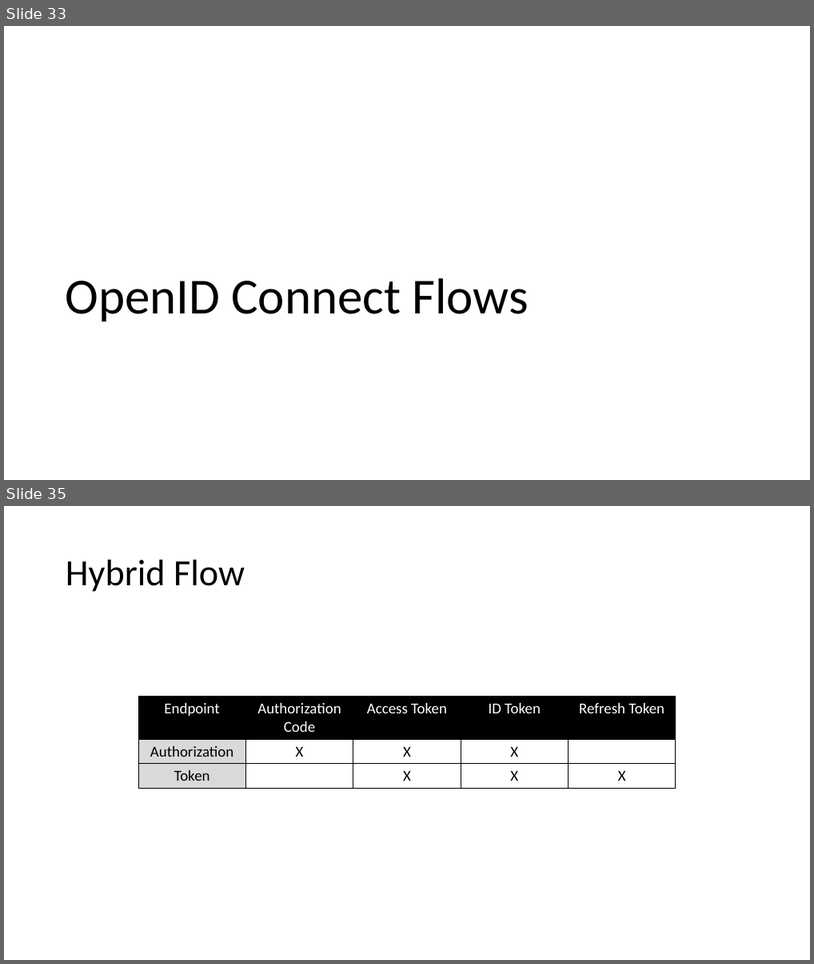
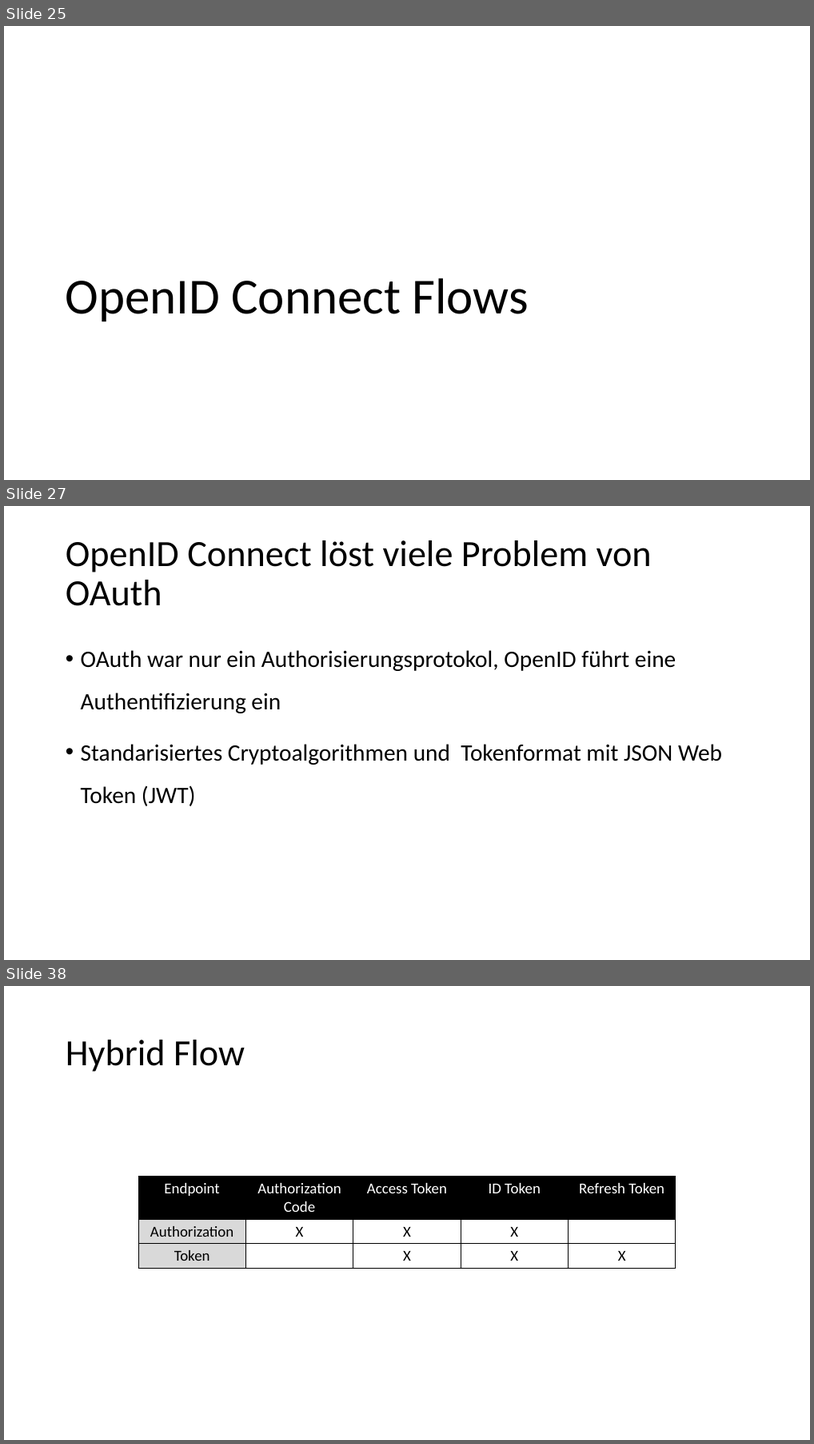
Before and after one commit to danielwagn3r/openid-workshop, a slide deck: OpenID & OAuth.pptx. Shown one above the other, each under a label of ours: slides 33 and 35 before the commit, slides 25, 27 and 38 after it; the slides between them are not shown. The pictures are 814x964 and 814x1444 pixels, drawn with LibreOffice and Linux fonts; fonts in the diff are those of the drawing. Boxes give left, top, right and bottom in pixels: in the first picture for what was removed or moved away, otherwise in the second. Text is boxed around its words. In the diff, an @@ line names an element or a change of style, - is before the commit and + after.

```diff
--- a/OpenID & OAuth.pptx
+++ b/OpenID & OAuth.pptx
@@ slide 27 added at [4, 506, 810, 960], background #FFFFFF @@
@@ title added at [66, 540, 652, 606], 44 pt, text #000000 @@
+OpenID Connect löst viele Problem von OAuth
@@ text added at [81, 650, 722, 806], 28 pt, text #000000 @@
+• OAuth war nur ein Authorisierungsprotokol, OpenID führt eine Authentifizierung ein
+• Standarisiertes Cryptoalgorithmen und Tokenformat mit JSON Web Token (JWT)
@@ what was slide 33 is now slide 25 @@
@@ what was slide 35 is now slide 38 @@
```
Also in this commit, not shown: 14 slides changed, 4 other slides added, 1 slide removed.
